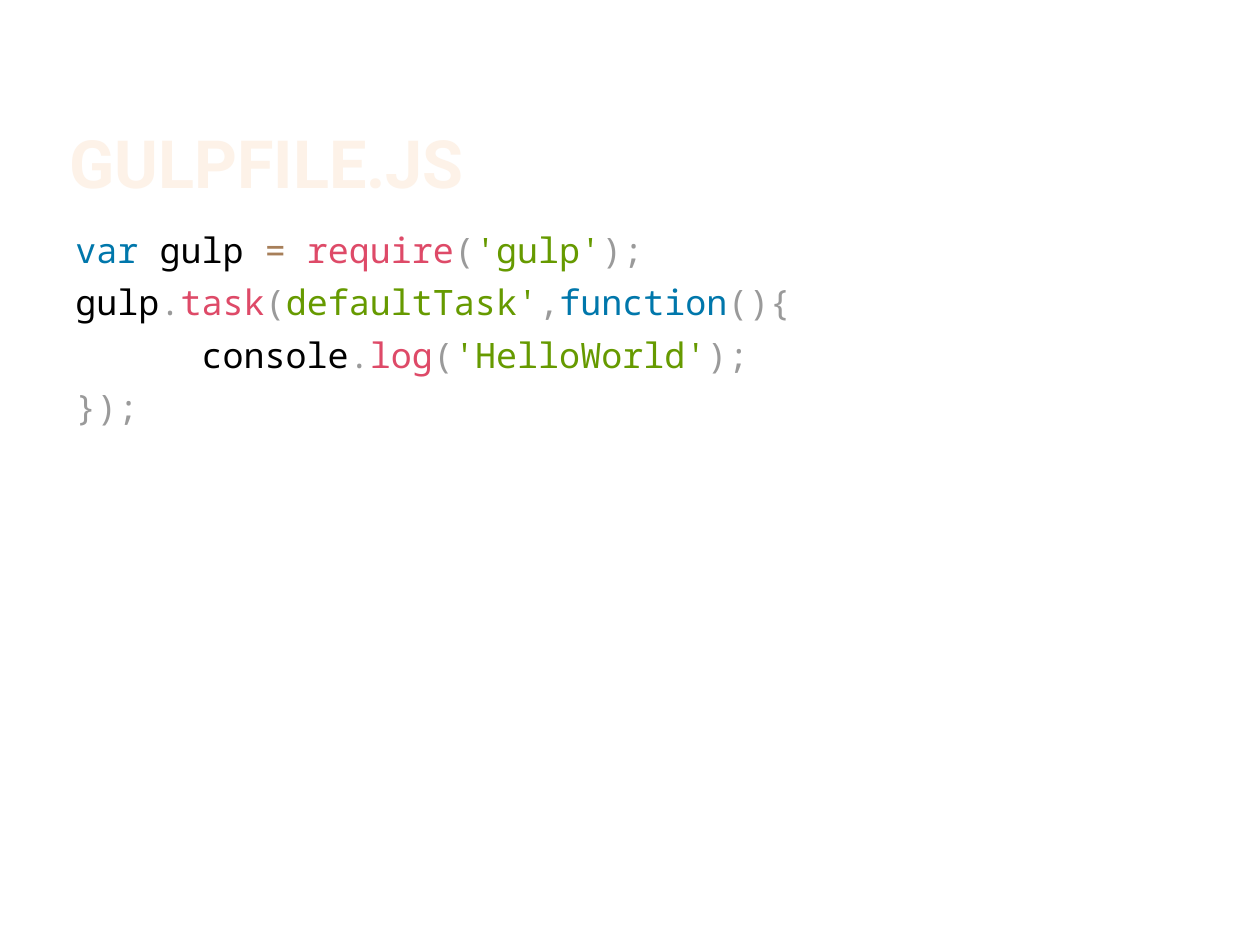
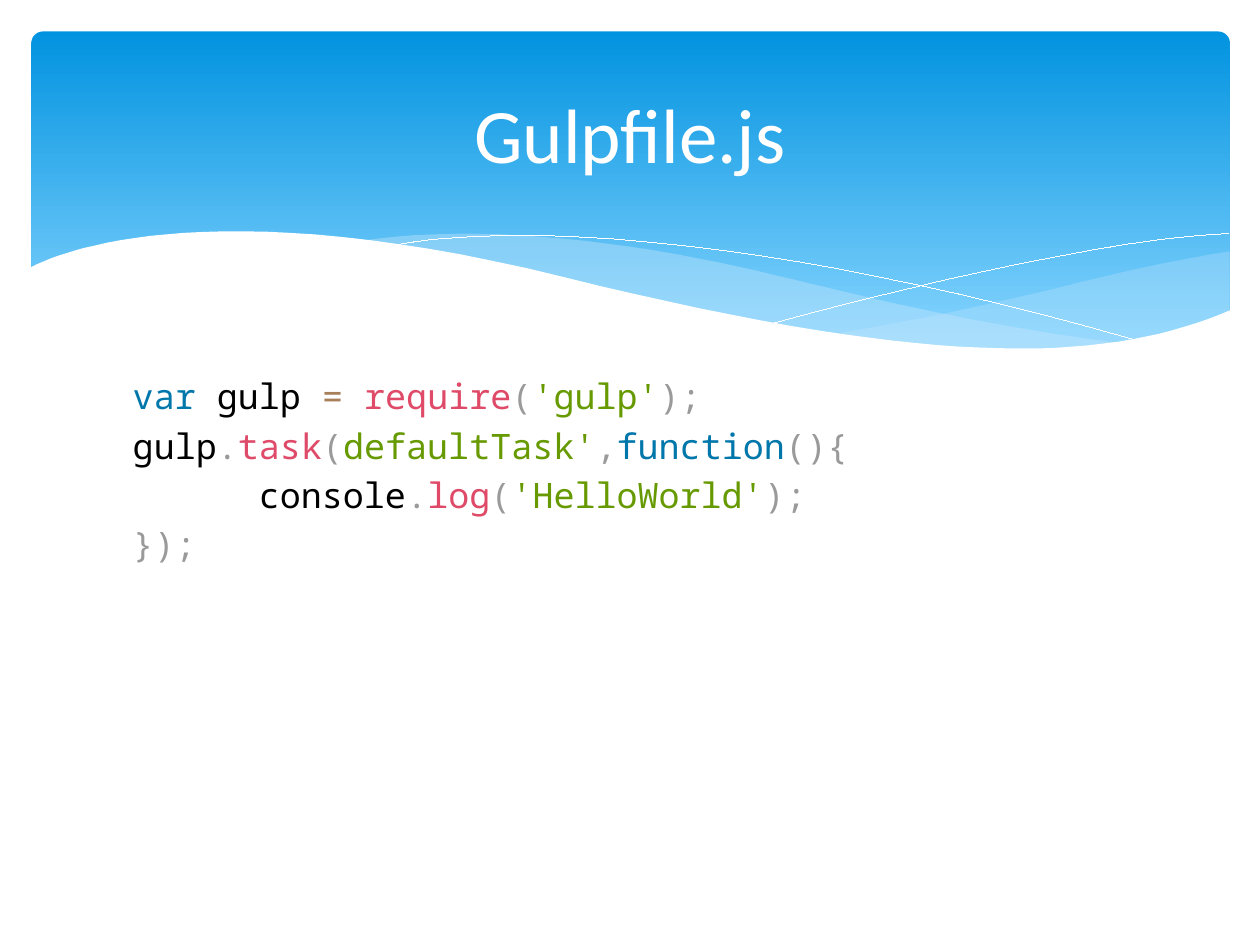
Before and after one commit to sintu-patel/project-scaffolding, a slide deck: slide 26 of dev/docs/Setup Gulp in Front End Project.pptx. Drawn at 1260x945 pixels with LibreOffice and Linux fonts; fonts in the diff are those of the drawing; background and template pictures are left out. Boxes give left, top, right and bottom in pixels: in the first picture for what was removed or moved away, otherwise in the second. Text is boxed around its words. In the diff, an @@ line names an element or a change of style, - is before the commit and + after.

```diff
--- a/dev/docs/Setup Gulp in Front End Project.pptx
+++ b/dev/docs/Setup Gulp in Front End Project.pptx
@@ rounded rectangle added at [32,32,1230,372], fill gradient #0293E0 to #83D3FE @@
@@ title "Gulpfile.js" at [474,109,785,177]: vertical alignment bottom to middle @@
@@ title at [474,109,785,177]: text changed; size 38 to 44 pt; font Roboto to Calibri; text colour gradient #FEF7F1 to #FEF3E8 to #FBCF9C to #F9B94C to #FFFFFF; bold off @@
-GULPFILE.JS
+Gulpfile.js
@@ group added at [29,232,1231,415]: 5 freeform shapes @@
@@ text "var gulp = require('gulp');": place and size @@
-text "var gulp = require('gulp');" at [75,236,790,377]
+text "var gulp = require('gulp');" at [133,382,848,517]
@@ text "var gulp = require('gulp');" at [133,382,848,517]: less space between paragraphs @@
```
Also in this commit, not shown: 28 other slides changed.
